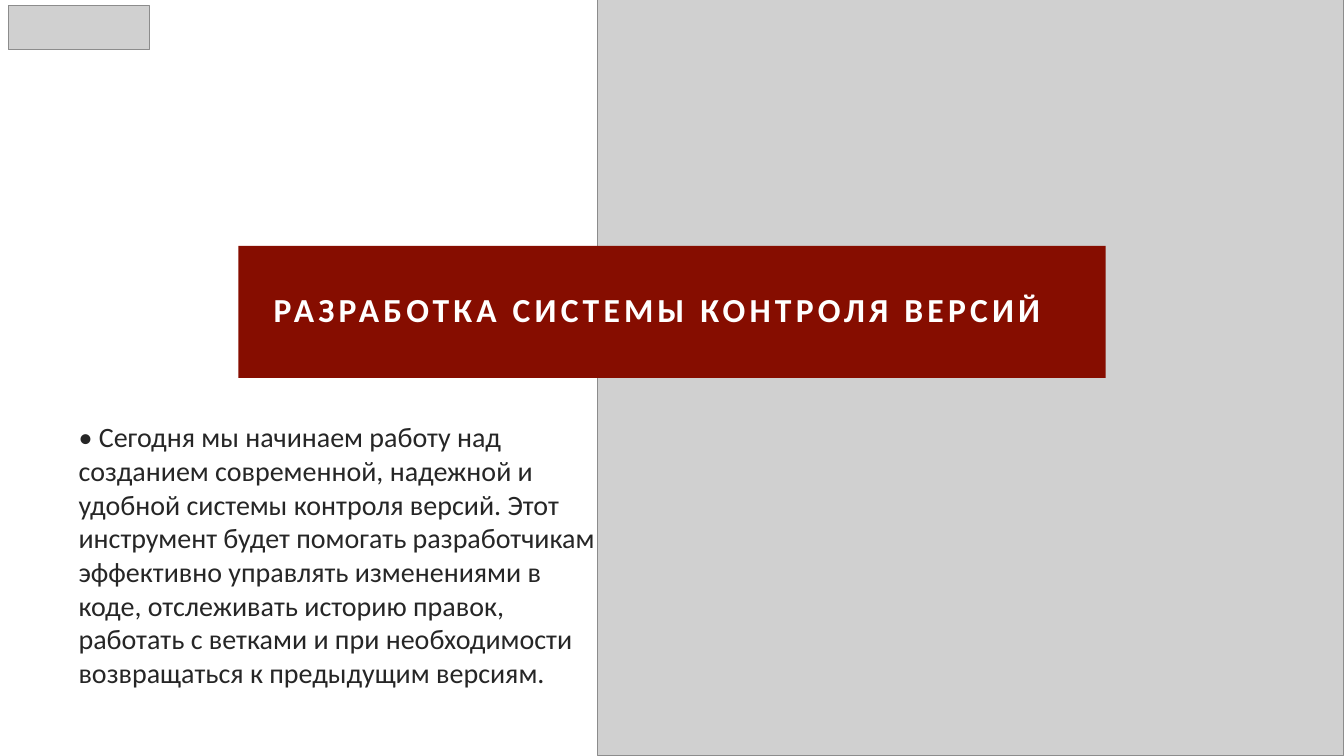
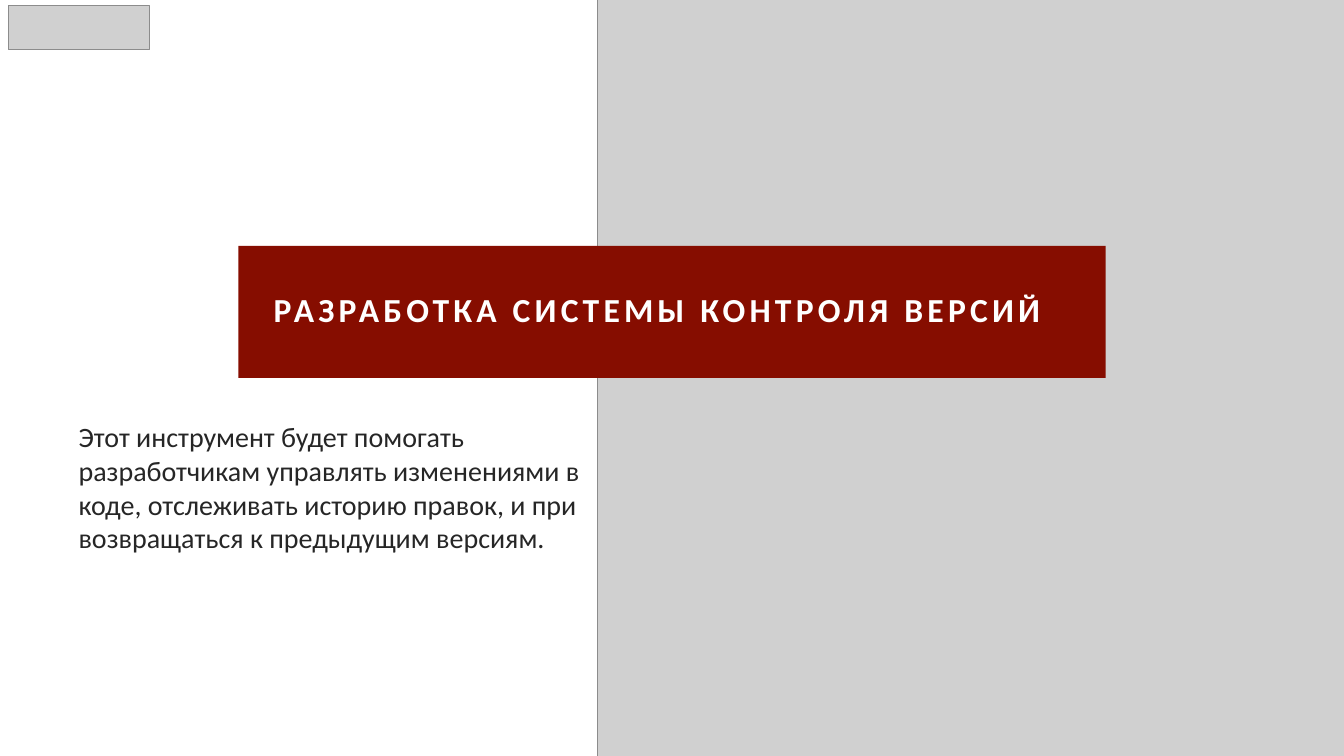
Before and after one commit to Taburet-Killer/CSV, a slide deck: slide 2 of CSV-presetation.pptx. Drawn at 1344x756 pixels with LibreOffice and Linux fonts; fonts in the diff are those of the drawing; grey boxes stand for pictures. Boxes give left, top, right and bottom in pixels: in the first picture for what was removed or moved away, otherwise in the second. Text is boxed around its words. In the diff, an @@ line names an element or a change of style, - is before the commit and + after.

```diff
--- a/CSV-presetation.pptx
+++ b/CSV-presetation.pptx
@@ text at [79,428,579,553]: text changed @@
-• Сегодня мы начинаем работу над созданием современной, надежной и удобной системы контроля версий. Этот инструмент будет помогать разработчикам эффективно управлять изменениями в коде, отслеживать историю правок, работать с ветками и при необходимости возвращаться к предыдущим версиям.
+Этот инструмент будет помогать разработчикам управлять изменениями в коде, отслеживать историю правок, и при возвращаться к предыдущим версиям.
```
Also in this commit, not shown: 8 other slides changed, 1 other file.
